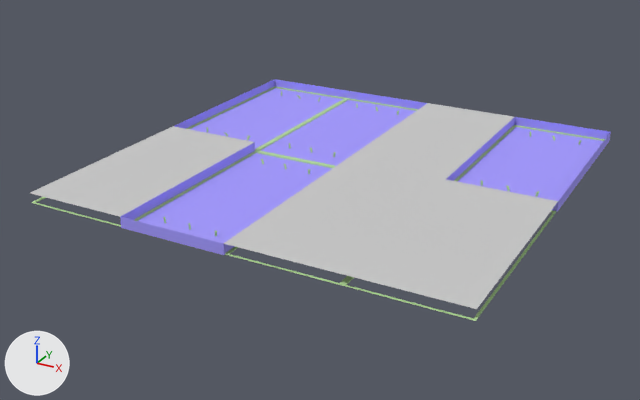
The FBX model Gravity Puzzle Game/Assets/Art/Models/Props Models/Wall_Damaged_01.FBX, before and after one commit.
One viewpoint serves both versions: a 50 mm lens placed at (7.06, -13.81, 5.97), pointed at (-0.29, -0.46, -0.7). The lights are fixed; the arrows at lower left show +X, +Y and +Z. Where no turn or scale is listed for an object, it has been applied to the vertices.

Before the edit, the objects in view are built like this:
```python
me_mesh = bpy.data.meshes.new('Mesh')
me_mesh.from_pydata(...)  # 399 vertices, 301 faces; spans x -4.0..4.0, y -4.0..4.0, z -0.2..0.0
# faces by material slot: [4, 16, 281]
me_mesh.materials.append(mat_01___default)  # its picture is missing
me_mesh.materials.append(mat_07___default)  # blue #a39aff
me_mesh.materials.append(mat_08___default)  # green #b6dd9b
ob_wall_damaged_01 = bpy.data.objects.new('Wall_Damaged_01', me_mesh)
ob_wall_damaged_01.location = (0.0, 0.0, 0.0)
```
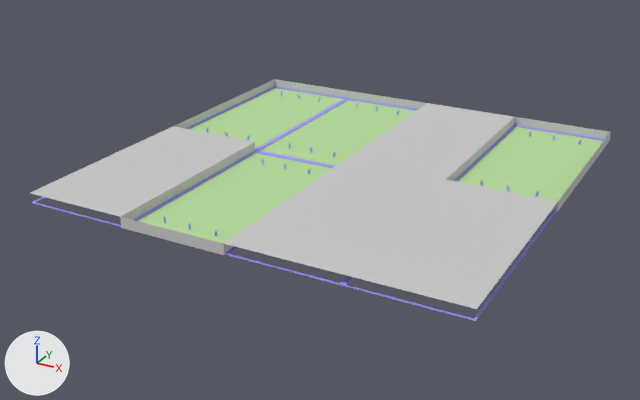
What differs and where, as boxes (x1, y1, x2, y2) in the pictures (640 x 400 px):
part 1 of me_mesh, recoloured (blue to grey): (348, 91, 611, 212) in both
part 2 of me_mesh, recoloured (blue to grey): (120, 142, 255, 255) in both
part 3 of me_mesh, recoloured (blue to grey): (175, 79, 348, 129) in both
part 4 of me_mesh, recoloured (blue to green): (138, 88, 604, 243) in both
part 5 of me_mesh, recoloured (green to blue): (31, 86, 605, 321) in both

The change in detail:
me_mesh has 399 vertices, 301 faces and spans x -4.0..4.0, y -4.0..4.0, z -0.2..0.0.
me_mesh is used by ob_wall_damaged_01; location (0.0, 0.0, 0.0).
me_mesh part 1: 5 of the faces centred in x -1.0..4.0, y 2.0..4.0, z -0.1 switch from mat_07___default (blue #a39aff) to mat_01___default (its picture is missing).
me_mesh part 2: 4 of the faces centred in x -3.0..0.0, y -4.0..0.0, z -0.1 switch from mat_07___default (blue #a39aff) to mat_01___default (its picture is missing).
me_mesh part 3: 2 of the faces centred in x -4.0..-3.0, y 2.0..4.0, z -0.1 switch from mat_07___default (blue #a39aff) to mat_01___default (its picture is missing).
me_mesh part 4: all 4 faces centred in x -3.0..3.0, y -2.0..2.0, z -0.2 switch from mat_07___default (blue #a39aff) to mat_08___default (green #b6dd9b).
me_mesh part 5: all 281 faces that had it switch from mat_08___default (green #b6dd9b) to mat_07___default (blue #a39aff).
